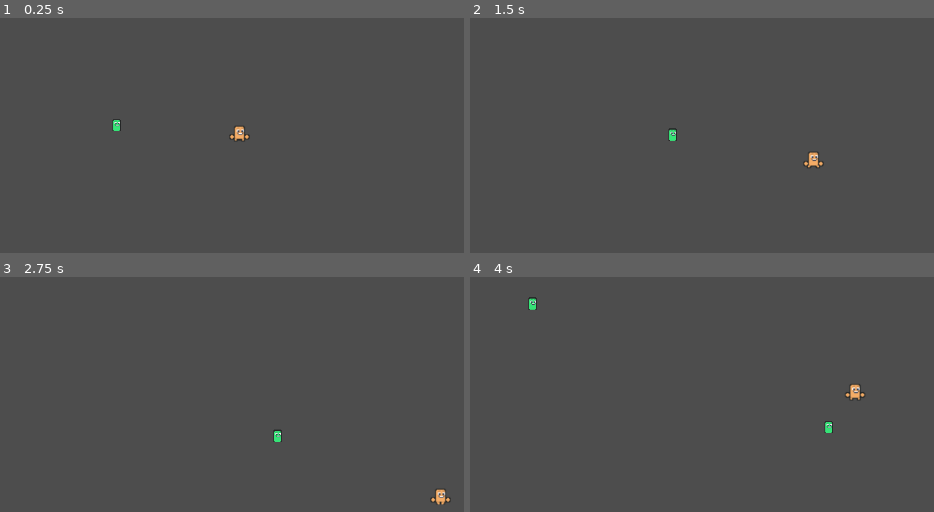
Above: before the commit, frames 1-4 (two rows, left to right).
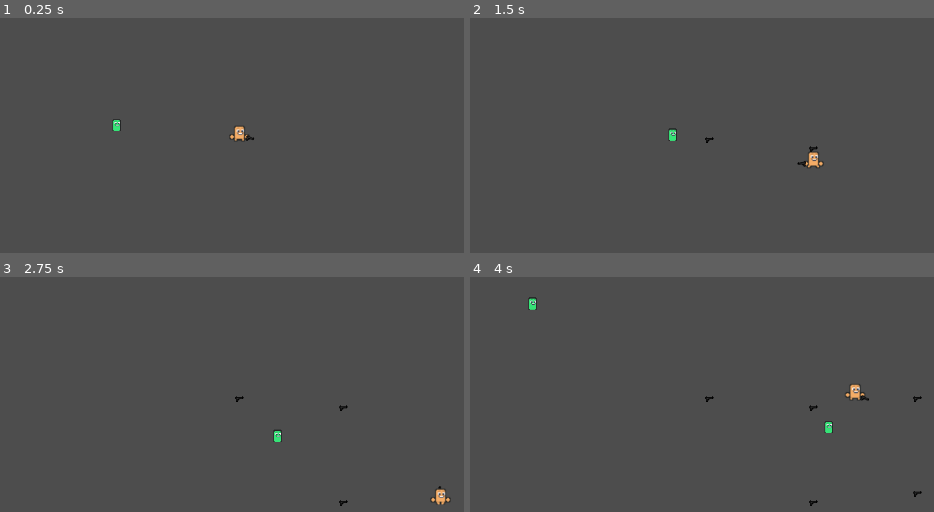
Above: after the commit, the same moments.

Repository: Aartwoo0/fgj24_laughgame
Game: Godot game, scene res://Scenes/main.tscn
Two runs of this game, one before a commit and one after it. Both use one fixed random seed, a clock stepped at 60 frames per second and the inputs below.
Inputs (mouse positions are in pixels of both pictures, inside the frame that each line leads up to):
- Up to frame 1 (0.25 s): no input
- Up to frame 2 (1.5 s): move the mouse to (outside the picture) at 0.52 s; press the mouse at (outside the picture) at 0.53 s; hold D (move_right) 0.53-1.28 s; move the mouse to (637, 198) at 1.27 s; release the mouse at (637, 198) at 1.28 s; hold S (move_down) from 1.28 s (still down); click (637, 198) at 1.35 s
- Up to frame 3 (2.75 s): move the mouse to (408, 338) at 2.02 s; release S (move_down) at 2.03 s; press the mouse at (408, 338) at 2.03 s; hold D (move_right) from 2.03 s (still down)
- Up to frame 4 (4 s): move the mouse to (outside the picture) at 2.77 s; release D (move_right) at 2.78 s; release the mouse at (outside the picture) at 2.78 s; hold W (move_up) 2.78-3.53 s; click (outside the picture) at 2.85 s; move the mouse to (outside the picture) at 3.52 s; press the mouse at (outside the picture) at 3.53 s; hold A (move_left) from 3.53 s (still down)

The runs differ from the first frame. In frame 1, less than 0.1% of the frame differs, in the area x 53-55%, y 49-53%; in frame 2, less than 0.1%; in frame 3, less than 0.1%; in frame 4, 0.2%, in the area x 50-98%, y 50-98%.

Commit message:
Adds gun rotation.

Diff:
--- a/Scenes/Components/enemy.gd
+++ b/Scenes/Components/enemy.gd
@@ -10,4 +10,3 @@
 # Called every frame. 'delta' is the elapsed time since the previous frame.
 func _process(delta):
 	self.position = self.position.move_toward(target.position,speed * delta)
-	print(self.position)
--- a/Scenes/Components/player.tscn
+++ b/Scenes/Components/player.tscn
@@ -1,7 +1,8 @@
-[gd_scene load_steps=11 format=3 uid="uid://dnooslo0acpgj"]
+[gd_scene load_steps=12 format=3 uid="uid://dnooslo0acpgj"]
 
 [ext_resource type="Script" path="res://Src/Player.gd" id="1_km5k5"]
 [ext_resource type="Texture2D" uid="uid://crd3wudyq1sep" path="res://Assets/Sprites/Player.png" id="2_blp1s"]
+[ext_resource type="Texture2D" uid="uid://bi7j2mgaidwdm" path="res://Assets/Sprites/gun.png" id="3_urn65"]
 
 [sub_resource type="CapsuleShape2D" id="CapsuleShape2D_gr6u7"]
 radius = 3.0
@@ -64,7 +65,6 @@
 
 [node name="Player" type="Area2D"]
 script = ExtResource("1_km5k5")
-metadata/_edit_group_ = true
 
 [node name="Shape" type="CollisionShape2D" parent="."]
 position = Vector2(0, -2)
@@ -77,4 +77,9 @@
 sprite_frames = SubResource("SpriteFrames_8vi1o")
 animation = &"idle"
 autoplay = "walk"
-frame_progress = 0.126734
+frame_progress = 0.467594
+
+[node name="Gun" type="Sprite2D" parent="."]
+position = Vector2(0, -8)
+texture = ExtResource("3_urn65")
+offset = Vector2(17, 0)
--- a/Src/Player.gd
+++ b/Src/Player.gd
@@ -2,10 +2,19 @@
 
 @export var speed : float = 200
 
+var base_gun_offset_x : int = 10
+
 # Called when the node enters the scene tree for the first time.
 func _ready():
-	pass # Replace with function body.
+	base_gun_offset_x = $Gun.offset.x
 
+func _input(event):
+	if event.is_action_pressed("shoot_primary"):
+		var bullet = Sprite2D.new()
+		bullet.texture = load("res://Assets/Sprites/gun.png")
+		var root = get_tree().root.get_child(0)
+		bullet.position = self.position
+		root.add_child(bullet)
 
 # Called every frame. 'delta' is the elapsed time since the previous frame.
 func _process(delta):
@@ -23,6 +32,17 @@
 		self.position.x -= speed*delta
 		moving = true
 
+	var angle_to_mouse = self.position.angle_to_point(get_global_mouse_position())
+	$Gun.rotation = fposmod(angle_to_mouse, 2 * PI)
+	$Gun.flip_v = $Gun.rotation > PI/2 and $Gun.rotation < 3*PI/2
+	$Gun.offset.x = (0.5 * abs(cos($Gun.rotation)) + 0.5)*base_gun_offset_x
+	if $Gun.rotation > 5*PI/4 and $Gun.rotation < 7*PI/4:
+		if $Skin.get_index()<$Gun.get_index():
+			self.move_child($Gun, $Skin.get_index())
+	else:
+		if $Skin.get_index()>$Gun.get_index():
+			self.move_child($Gun, $Skin.get_index()+1)
+
 	if moving:
 		$Skin.play("walk")
 	else:
Binary file changed: Assets/Sprites/gun.png
